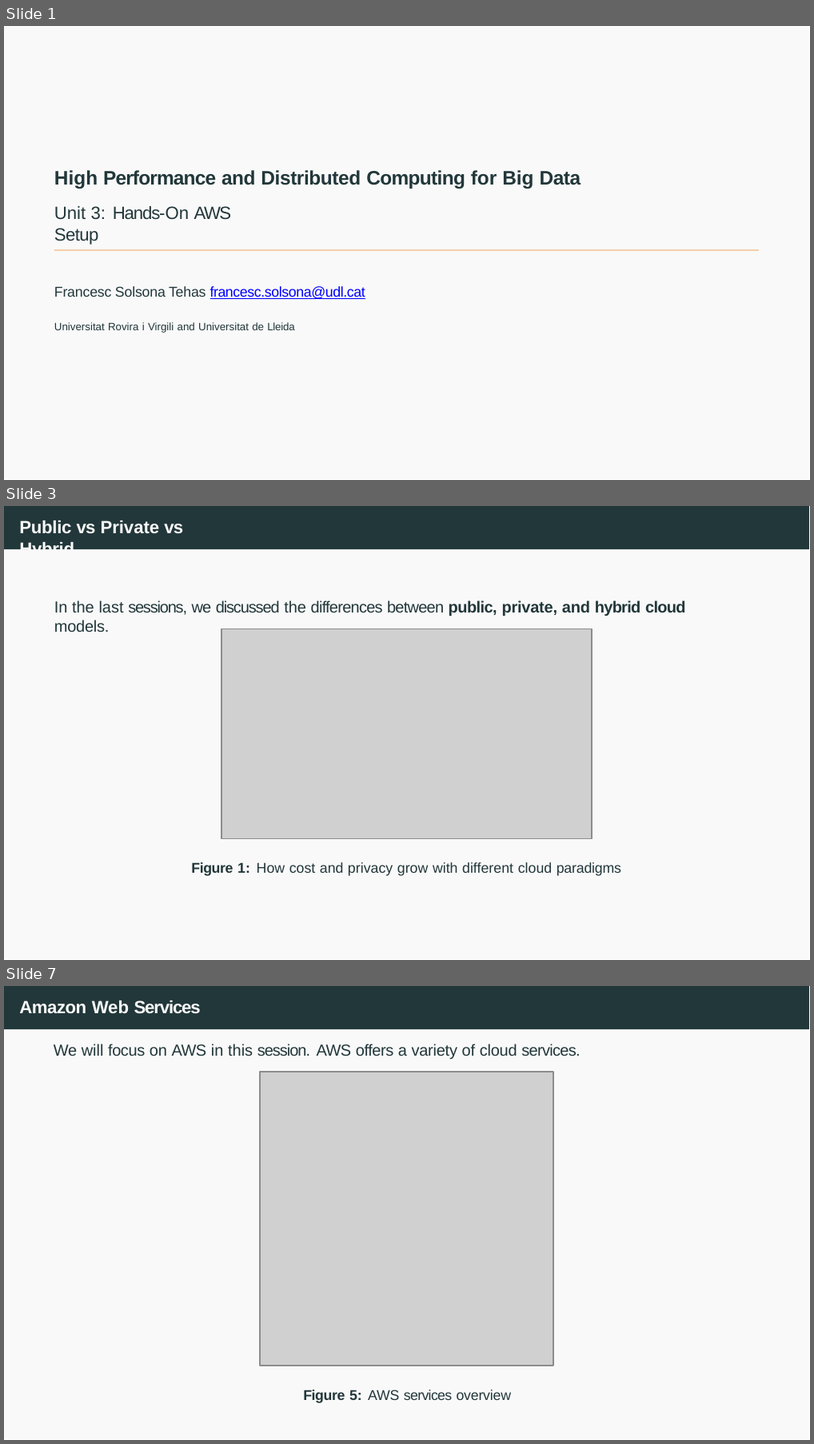
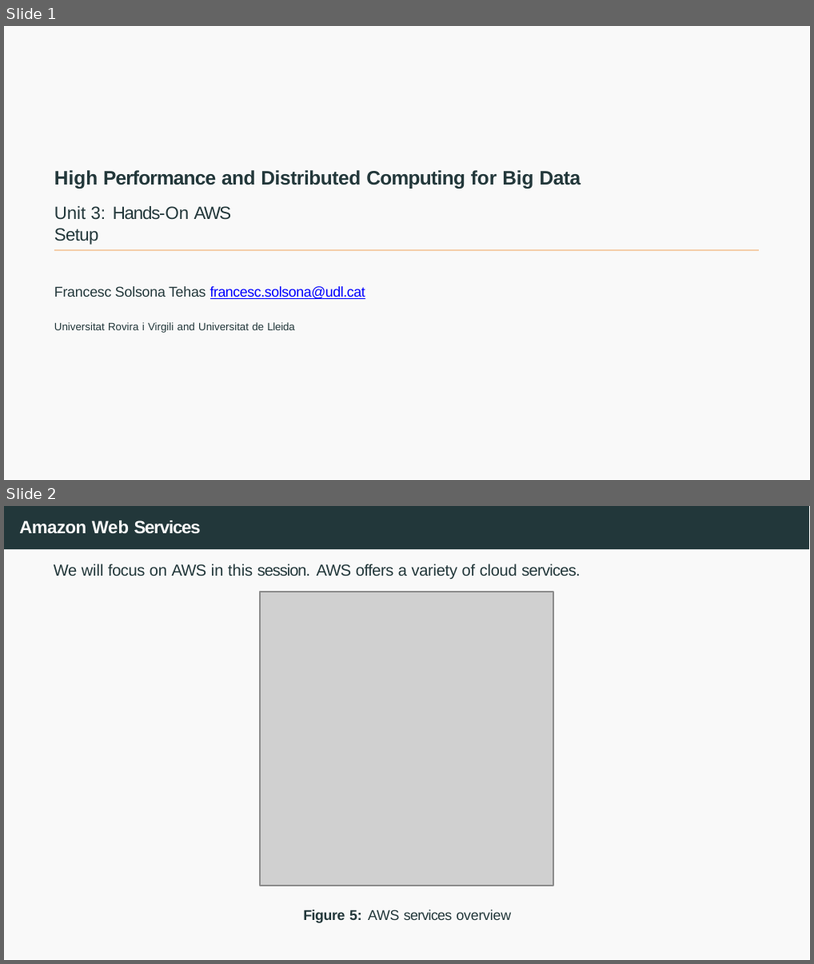
Before and after one commit to joanpaucm/HPDCB, a slide deck: src/slides/Session 3 - Introduction to AWS + EC2-2026.pptx. Shown one above the other, each under a label of ours: slides 1, 3 and 7 before the commit, slides 1 and 2 after it; the slides between them are not shown. The pictures are 814x1444 and 814x964 pixels, drawn with LibreOffice and Linux fonts; fonts in the diff are those of the drawing; grey boxes stand for pictures. Boxes give left, top, right and bottom in pixels: in the first picture for what was removed or moved away, otherwise in the second. Text is boxed around its words. In the diff, an @@ line names an element or a change of style, - is before the commit and + after.

```diff
--- a/src/slides/Session 3 - Introduction to AWS + EC2-2026.pptx
+++ b/src/slides/Session 3 - Introduction to AWS + EC2-2026.pptx
@@ slide 3 removed at (4, 506, 810, 960), background #FFFFFF; not listed: 2 template elements that a slide beside it also shows @@
@@ text removed at (19, 520, 183, 549) @@
-Public vs Private vs Hybrid
@@ text removed at (54, 600, 686, 616) @@
-In the last sessions, we discussed the differences between public, private, and hybrid cloud models.
@@ picture removed at (222, 628, 592, 838) @@
@@ text removed at (191, 862, 622, 876) @@
-Figure 1: How cost and privacy grow with different cloud paradigms
@@ what was slide 7 is now slide 2 @@
```
Also in this commit, not shown: 4 other slides removed, 3 other files.
